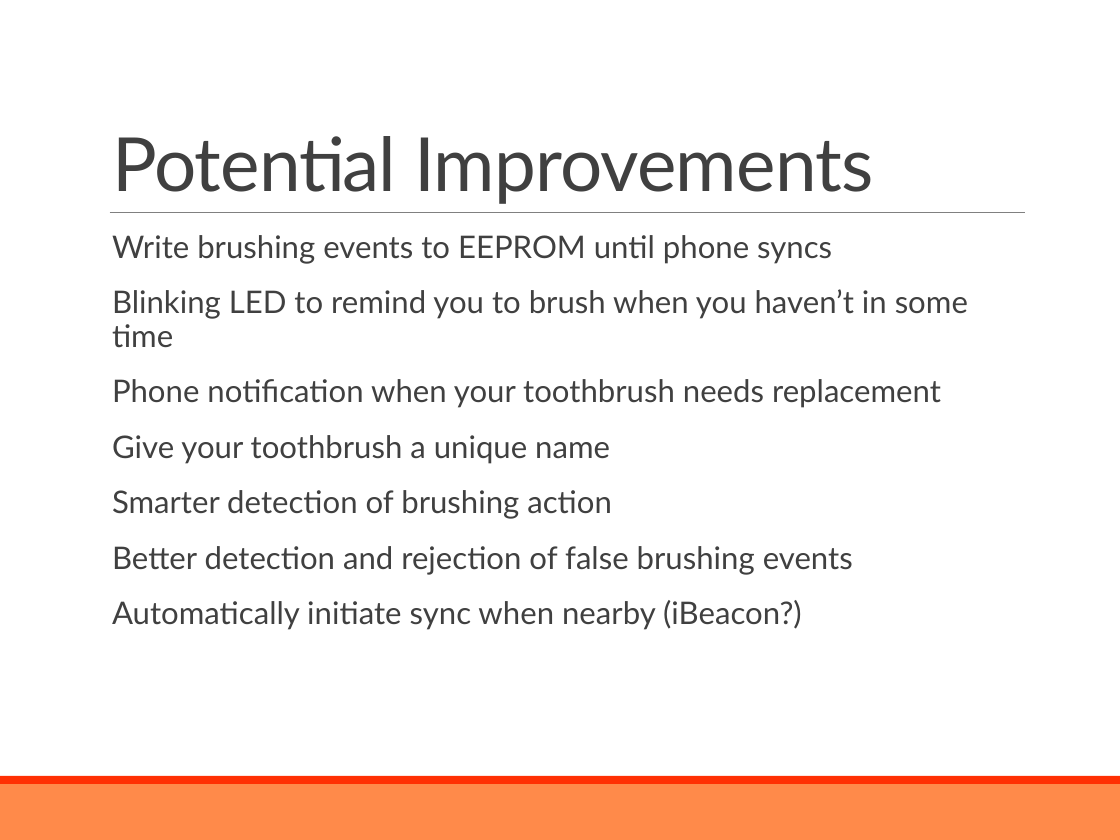
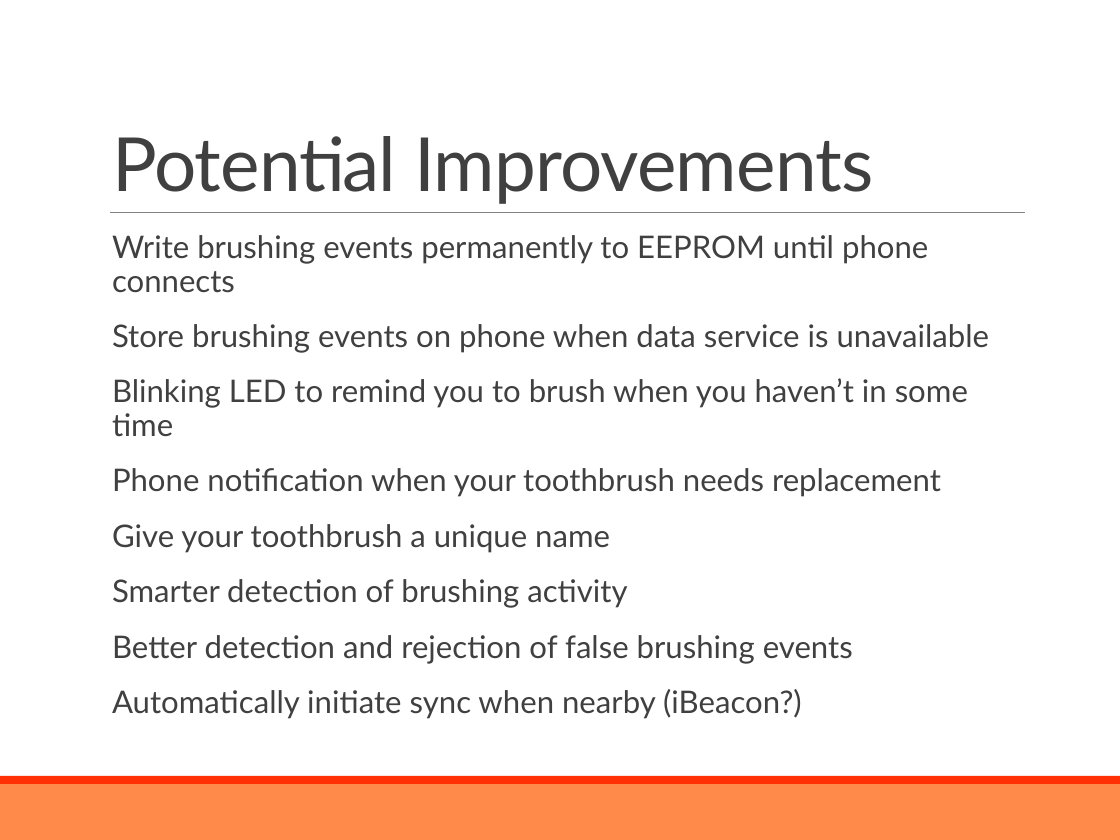
Before and after one commit to lewinski/internet-of-toothbrushes, a slide deck: slide 14 of slides/class_presentation.pptx. Drawn at 1120x840 pixels with LibreOffice and Linux fonts; fonts in the diff are those of the drawing. Boxes give left, top, right and bottom in pixels: in the first picture for what was removed or moved away, otherwise in the second. Text is boxed around its words. In the diff, an @@ line names an element or a change of style, - is before the commit and + after.

Commit message:
minor slide changes

```diff
--- a/slides/class_presentation.pptx
+++ b/slides/class_presentation.pptx
@@ text at (x1=112, y1=235, x2=990, y2=353): text changed @@
-  Write brushing events to EEPROM until phone syncs
+  Write brushing events permanently to EEPROM until phone connects
+  Store brushing events on phone when data service is unavailable
@@ text at (x1=112, y1=579, x2=627, y2=608): text changed @@
-  Smarter detection of brushing action
+  Smarter detection of brushing activity
```
